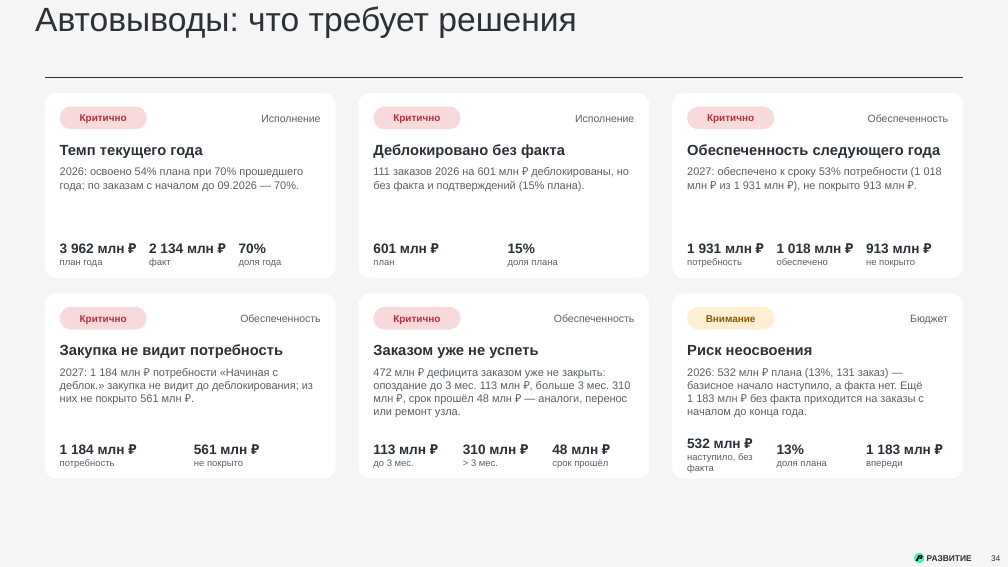
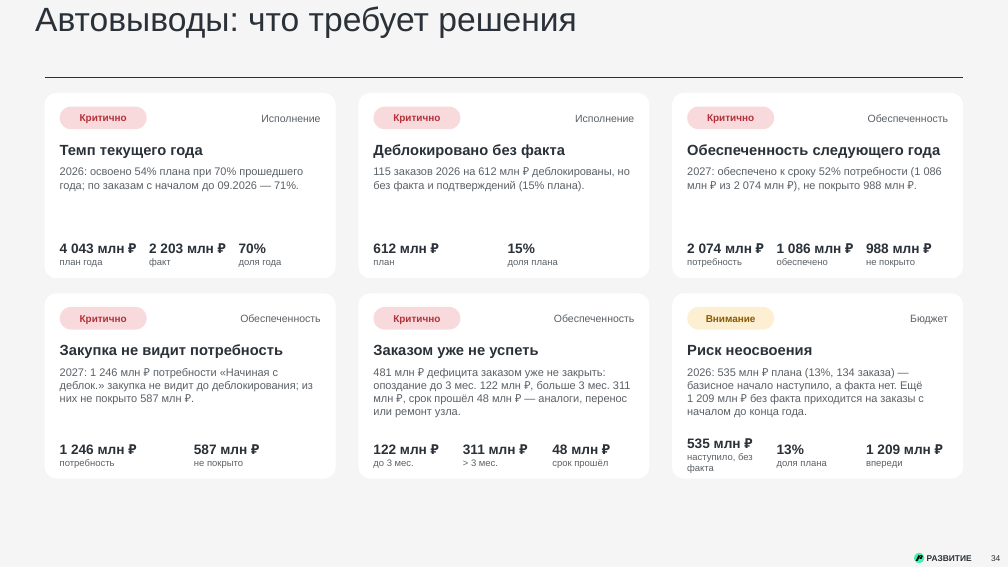
Before and after one commit to victorekuznetsov/TZ, a slide deck: slide 34 of exports/WK_ispolnenie_2024-2026_plan_2027.pptx. Drawn at 1008x567 pixels with LibreOffice and Linux fonts; fonts in the diff are those of the drawing. Boxes give left, top, right and bottom in pixels: in the first picture for what was removed or moved away, otherwise in the second. Text is boxed around its words. In the diff, an @@ line names an element or a change of style, - is before the commit and + after.

```diff
--- a/exports/WK_ispolnenie_2024-2026_plan_2027.pptx
+++ b/exports/WK_ispolnenie_2024-2026_plan_2027.pptx
@@ text at (60,167,303,191): text changed @@
-2026: освоено 54% плана при 70% прошедшего года; по заказам с началом до 09.2026 — 70%.
+2026: освоено 54% плана при 70% прошедшего года; по заказам с началом до 09.2026 — 71%.
@@ text at (373,167,630,191): text changed @@
-111 заказов 2026 на 601 млн ₽ деблокированы, но без факта и подтверждений (15% плана).
+115 заказов 2026 на 612 млн ₽ деблокированы, но без факта и подтверждений (15% плана).
@@ text at (687,167,942,191): text changed @@
-2027: обеспечено к сроку 53% потребности (1 018 млн ₽ из 1 931 млн ₽), не покрыто 913 млн ₽.
+2027: обеспечено к сроку 52% потребности (1 086 млн ₽ из 2 074 млн ₽), не покрыто 988 млн ₽.
@@ text at (60,243,125,253): text changed @@
-3 962 млн ₽
+4 043 млн ₽
@@ text at (149,243,214,253): text changed @@
-2 134 млн ₽
+2 203 млн ₽
@@ text at (373,243,427,253): text changed @@
-601 млн ₽
+612 млн ₽
@@ text at (687,243,752,253): text changed @@
-1 931 млн ₽
+2 074 млн ₽
@@ text at (777,243,841,253): text changed @@
-1 018 млн ₽
+1 086 млн ₽
@@ text at (866,243,920,253): text changed @@
-913 млн ₽
+988 млн ₽
@@ text at (60,368,313,405): text changed @@
-2027: 1 184 млн ₽ потребности «Начиная с деблок.» закупка не видит до деблокирования; из них не покрыто 561 млн ₽.
+2027: 1 246 млн ₽ потребности «Начиная с деблок.» закупка не видит до деблокирования; из них не покрыто 587 млн ₽.
@@ text at (373,368,630,417): text changed @@
-472 млн ₽ дефицита заказом уже не закрыть: опоздание до 3 мес. 113 млн ₽, больше 3 мес. 310 млн ₽, срок прошёл 48 млн ₽ — аналоги, перенос или ремонт узла.
+481 млн ₽ дефицита заказом уже не закрыть: опоздание до 3 мес. 122 млн ₽, больше 3 мес. 311 млн ₽, срок прошёл 48 млн ₽ — аналоги, перенос или ремонт узла.
@@ text at (687,368,924,417): text changed @@
-2026: 532 млн ₽ плана (13%, 131 заказ) — базисное начало наступило, а факта нет. Ещё 1 183 млн ₽ без факта приходится на заказы с началом до конца года.
+2026: 535 млн ₽ плана (13%, 134 заказа) — базисное начало наступило, а факта нет. Ещё 1 209 млн ₽ без факта приходится на заказы с началом до конца года.
@@ text at (60,444,125,454): text changed @@
-1 184 млн ₽
+1 246 млн ₽
@@ text at (194,444,247,454): text changed @@
-561 млн ₽
+587 млн ₽
@@ text at (373,444,427,454): text changed @@
-113 млн ₽
+122 млн ₽
@@ text at (463,444,516,454): text changed @@
-310 млн ₽
+311 млн ₽
@@ text at (687,438,741,448): text changed @@
-532 млн ₽
+535 млн ₽
@@ text at (866,444,931,454): text changed @@
-1 183 млн ₽
+1 209 млн ₽
```
Also in this commit, not shown: 27 other slides changed, 1 other file.
